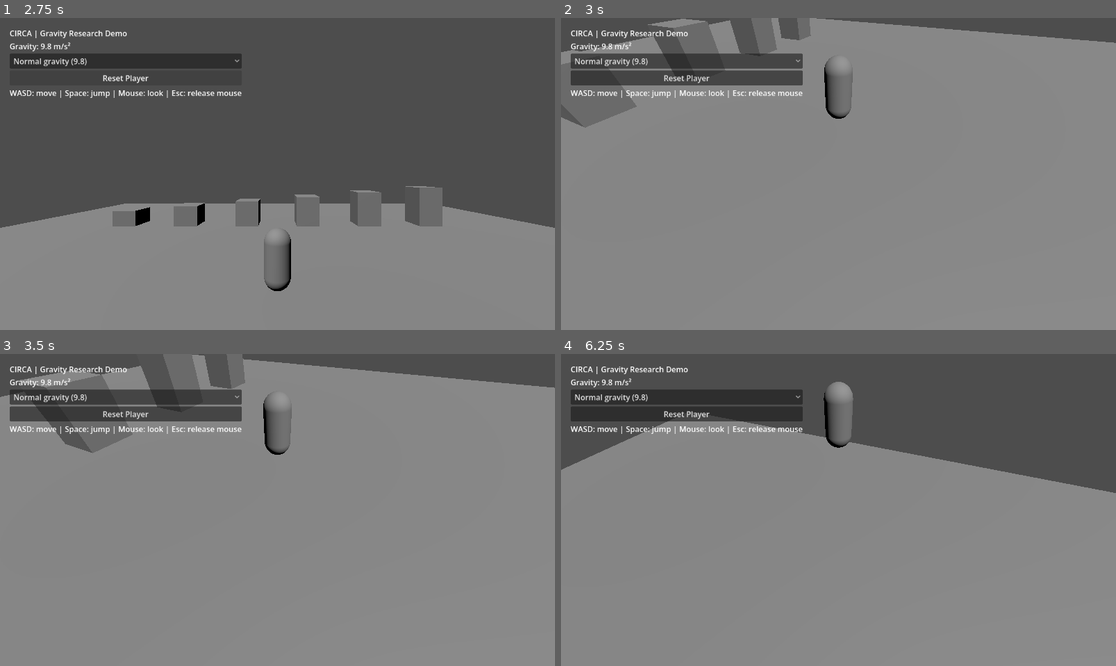
Above: before the commit, frames 1-4 (two rows, left to right).
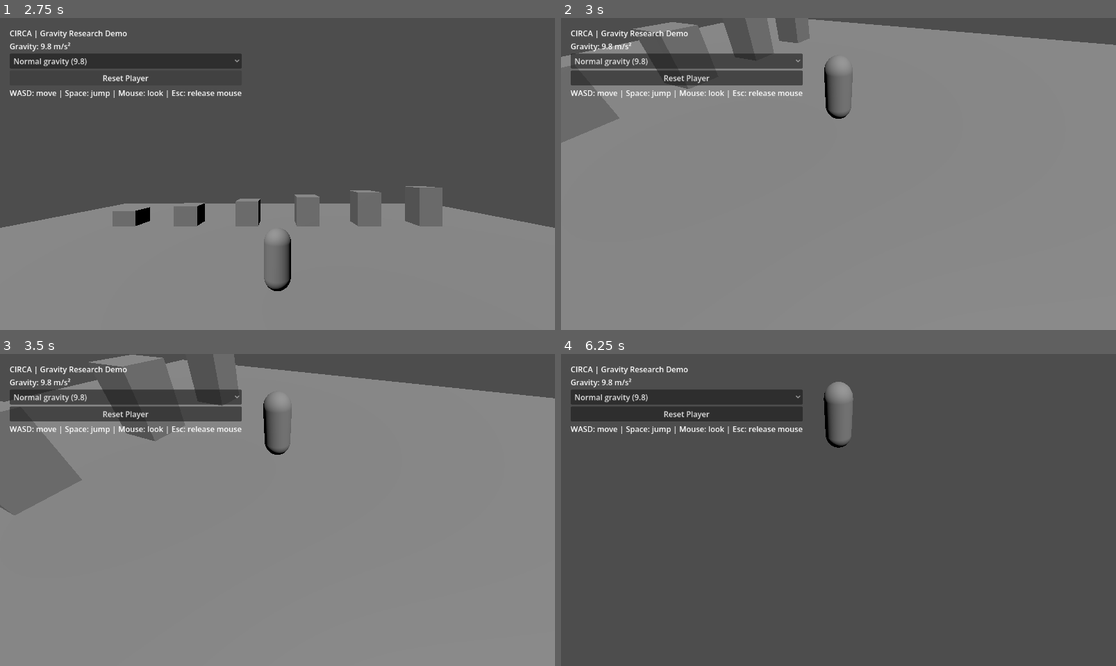
Above: after the commit, the same moments.

Repository: ishcheema/Circa-Gravity-Research
Game: Godot game, scene res://main.tscn
Two runs of this game, one before a commit and one after it. Both use one fixed random seed, a clock stepped at 60 frames per second and the inputs below.
Inputs (mouse positions are in pixels of both pictures, inside the frame that each line leads up to):
- Up to frame 1 (2.75 s): click "Normal gravity (9.8)" at 0.5 s; click "Normal gravity (9.8)" at 1.25 s; click "Reset Player" at 2 s
- Up to frame 2 (3 s): move the mouse to (866, 174) at 2.77 s; hold W from 2.78 s (still down); hold Shift from 2.78 s (still down)
- Up to frame 3 (3.5 s): keep holding W; keep holding Shift
- Up to frame 4 (6.25 s): keep holding W; move the mouse to (810, 510) at 3.52 s; release Shift at 3.53 s; tap Shift at 3.6, 5.1 s; move the mouse to (849, 503) at 4.27 s; hold Shift 4.28-5.03 s; move the mouse to (832, 516) at 5.02 s; move the mouse to (877, 513) at 5.77 s; hold Shift from 5.78 s (still down)

Frame 1 is identical in both runs. In frame 2, 2.0% of the frame differs, in the area x 0-100%, y 0-41%; in frame 3, 8.2%; in frame 4, 69%, in the area x 0-100%, y 21-100%.

Commit message:
Add sprint movement using Shift key

Diff:
--- a/main.gd
+++ b/main.gd
@@ -157,7 +157,8 @@
 
 	var direction := player.global_transform.basis * Vector3(movement.x, 0, movement.y)
 
-	player.velocity.x = direction.x * speed
-	player.velocity.z = direction.z * speed
+	var current_speed := 10.0 if Input.is_key_pressed(KEY_SHIFT) else speed
+	player.velocity.x = direction.x * current_speed
+	player.velocity.z = direction.z * current_speed
 
 	player.move_and_slide()
